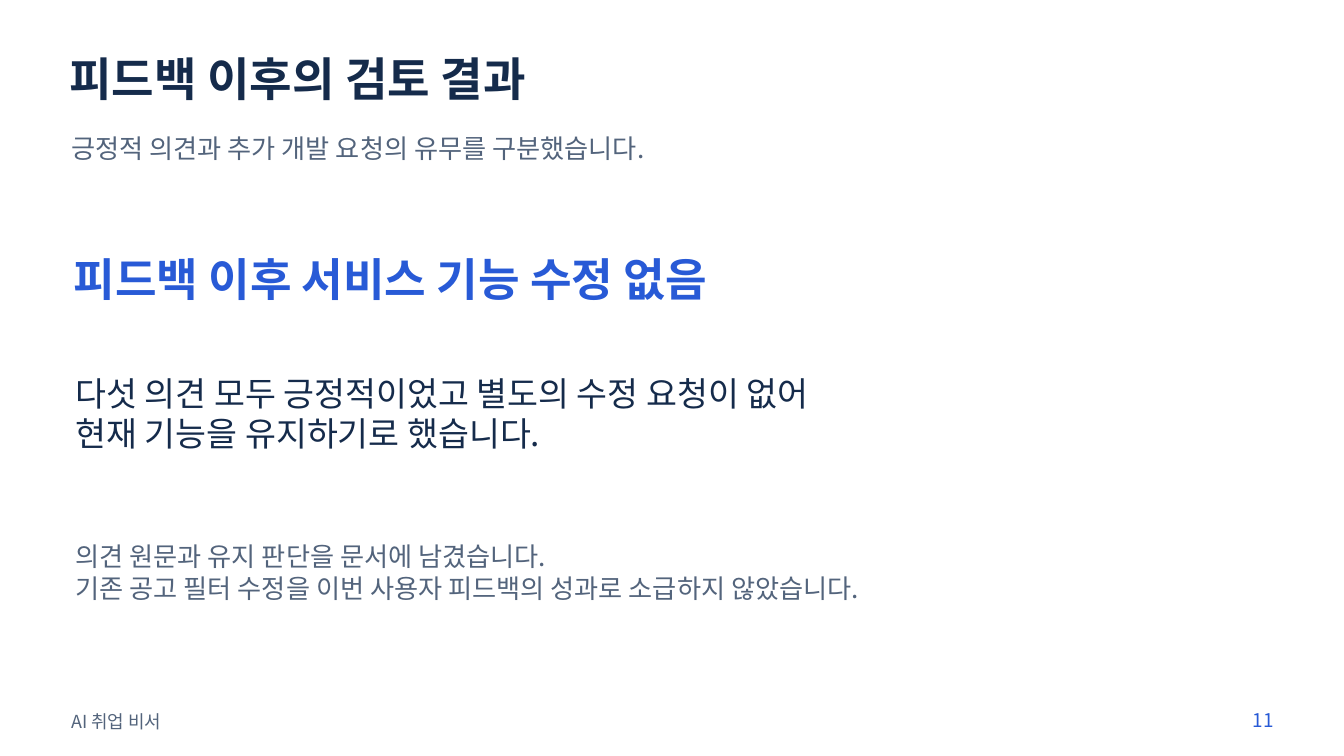
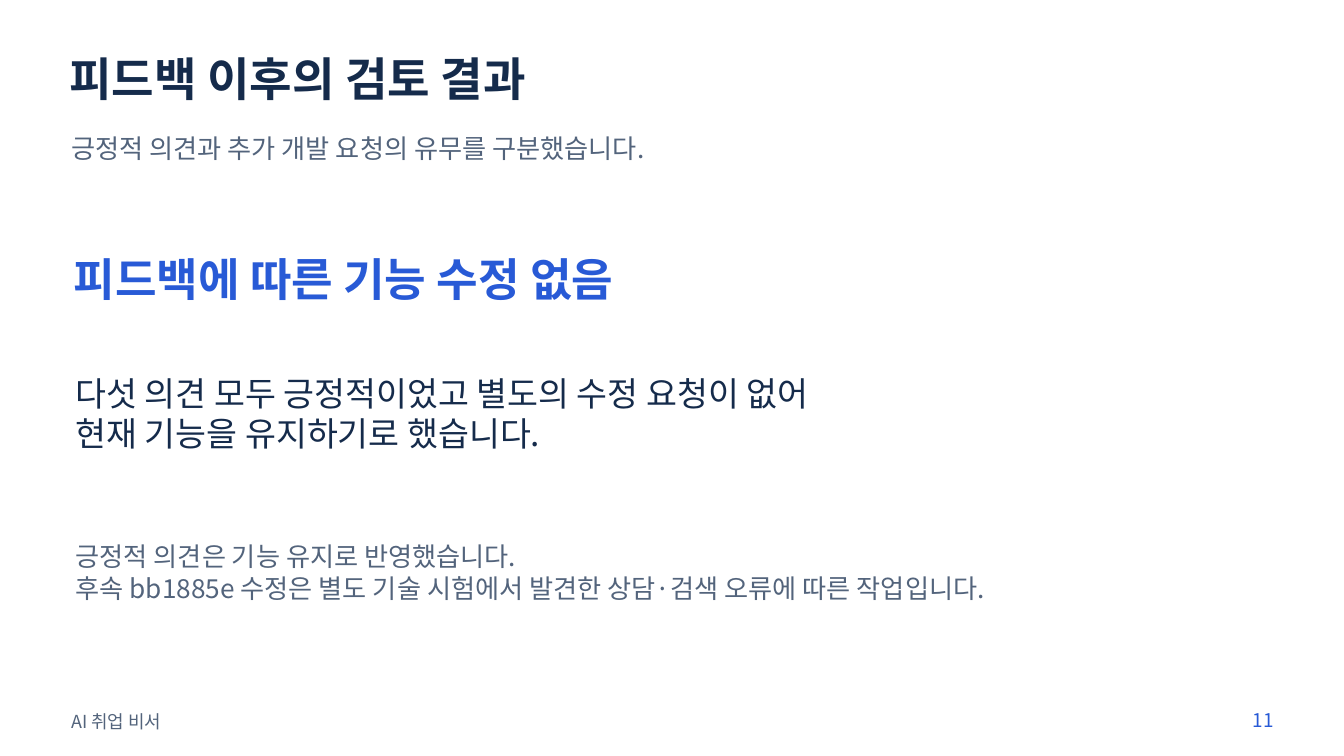
Before and after one commit to SonJH0/aisupport, a slide deck: slide 11 of docs/presentation/presentation.pptx. Drawn at 1344x756 pixels with LibreOffice and Linux fonts; fonts in the diff are those of the drawing. Boxes give left, top, right and bottom in pixels: in the first picture for what was removed or moved away, otherwise in the second. Text is boxed around its words. In the diff, an @@ line names an element or a change of style, - is before the commit and + after.

```diff
--- a/docs/presentation/presentation.pptx
+++ b/docs/presentation/presentation.pptx
@@ text at [73,258,613,300]: text changed @@
-피드백 이후 서비스 기능 수정 없음
+피드백에 따른 기능 수정 없음
@@ text at [76,544,985,600]: text changed @@
-의견 원문과 유지 판단을 문서에 남겼습니다.
-기존 공고 필터 수정을 이번 사용자 피드백의 성과로 소급하지 않았습니다.
+긍정적 의견은 기능 유지로 반영했습니다.
+후속 bb1885e 수정은 별도 기술 시험에서 발견한 상담·검색 오류에 따른 작업입니다.
```
Also in this commit, not shown: 5 other slides changed, 22 other files.
